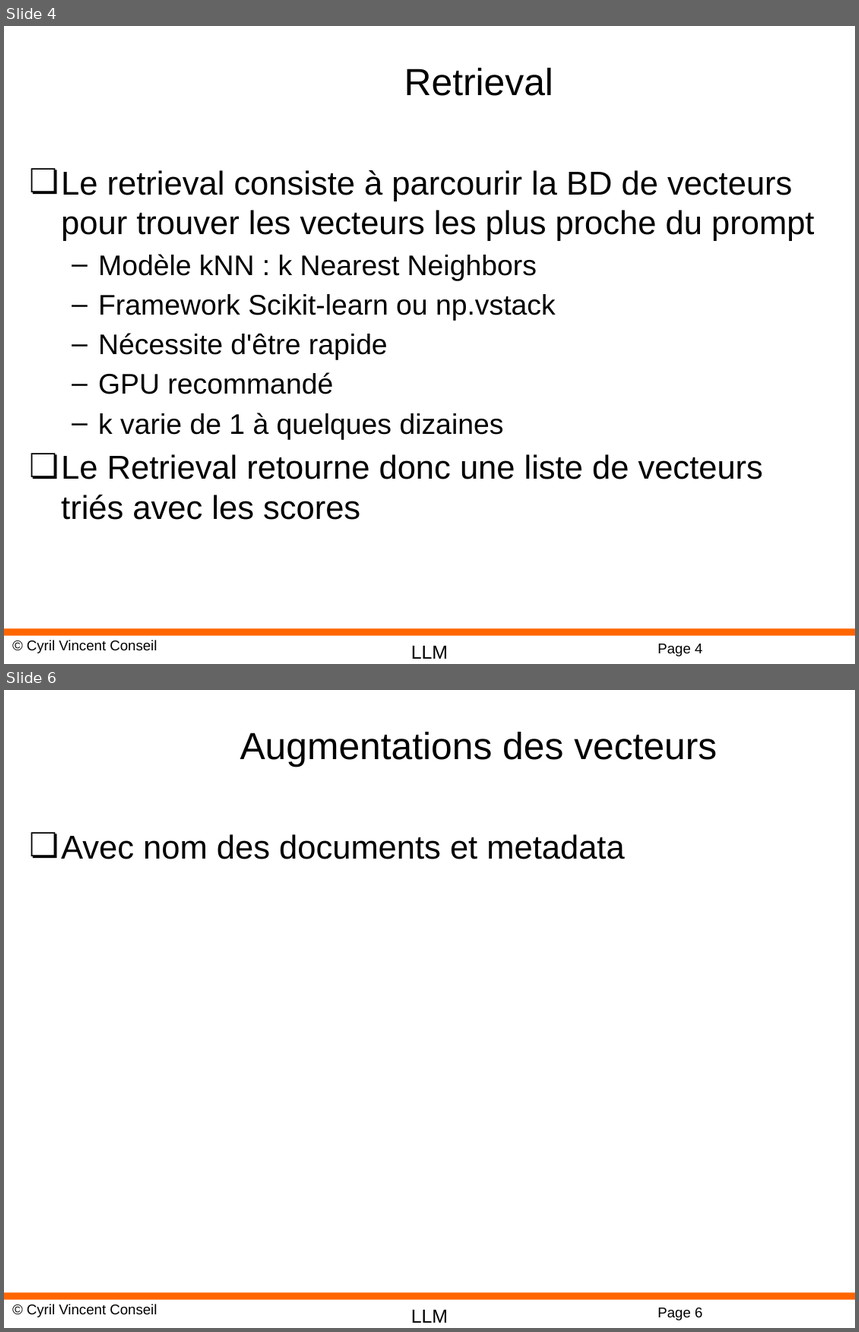
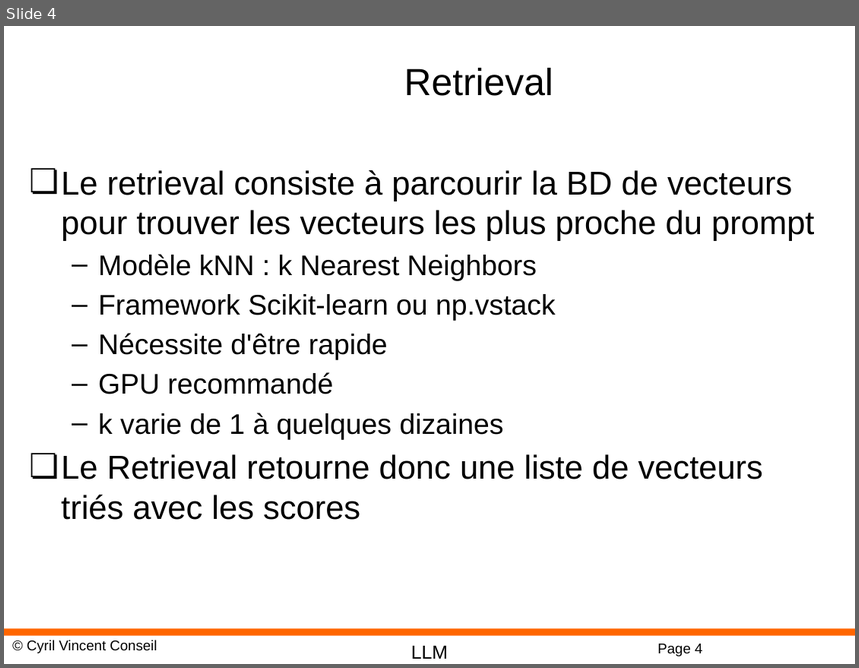
Before and after one commit to cyrilvincent/rag, a slide deck: ppt/RAG05-Retrieval.pptx. Shown one above the other, each under a label of ours: slides 4 and 6 before the commit, slide 4 after it; the slides between them are not shown. The pictures are 859x1332 and 859x668 pixels, drawn with LibreOffice and Linux fonts; fonts in the diff are those of the drawing; background and template pictures are left out. Boxes give left, top, right and bottom in pixels: in the first picture for what was removed or moved away, otherwise in the second. Text is boxed around its words. In the diff, an @@ line names an element or a change of style, - is before the commit and + after.

```diff
--- a/ppt/RAG05-Retrieval.pptx
+++ b/ppt/RAG05-Retrieval.pptx
@@ slide 6 removed at [4,690,855,1328], background #FFFFFF; not listed: 4 template elements that a slide beside it also shows @@
@@ title removed at [240,732,717,767] @@
-Augmentations des vecteurs
@@ text removed at [61,834,624,859] @@
-❏ Avec nom des documents et metadata
```
Also in this commit, not shown: 3 slides changed, 1 slide added, 31 other files.
